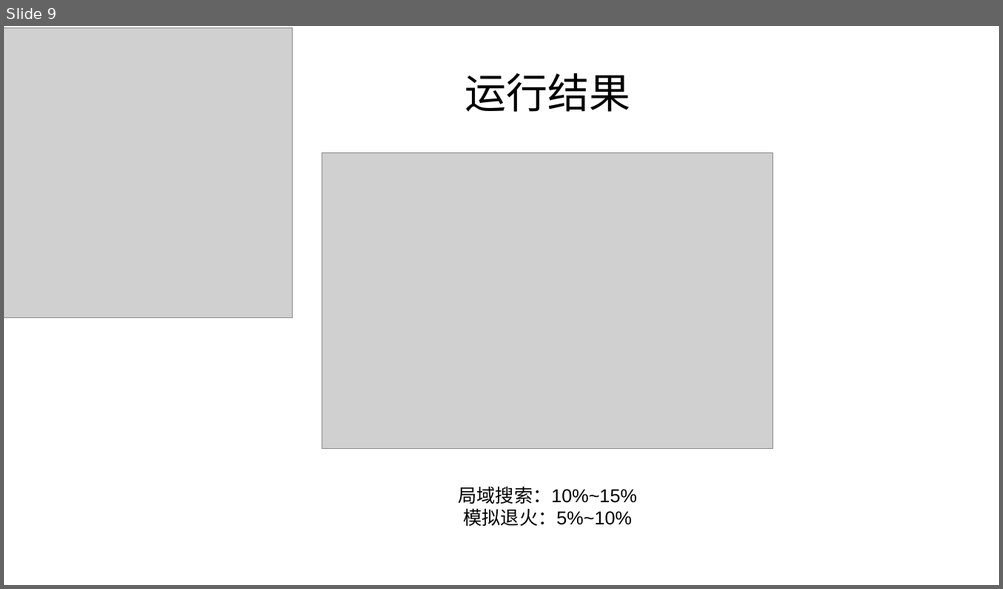
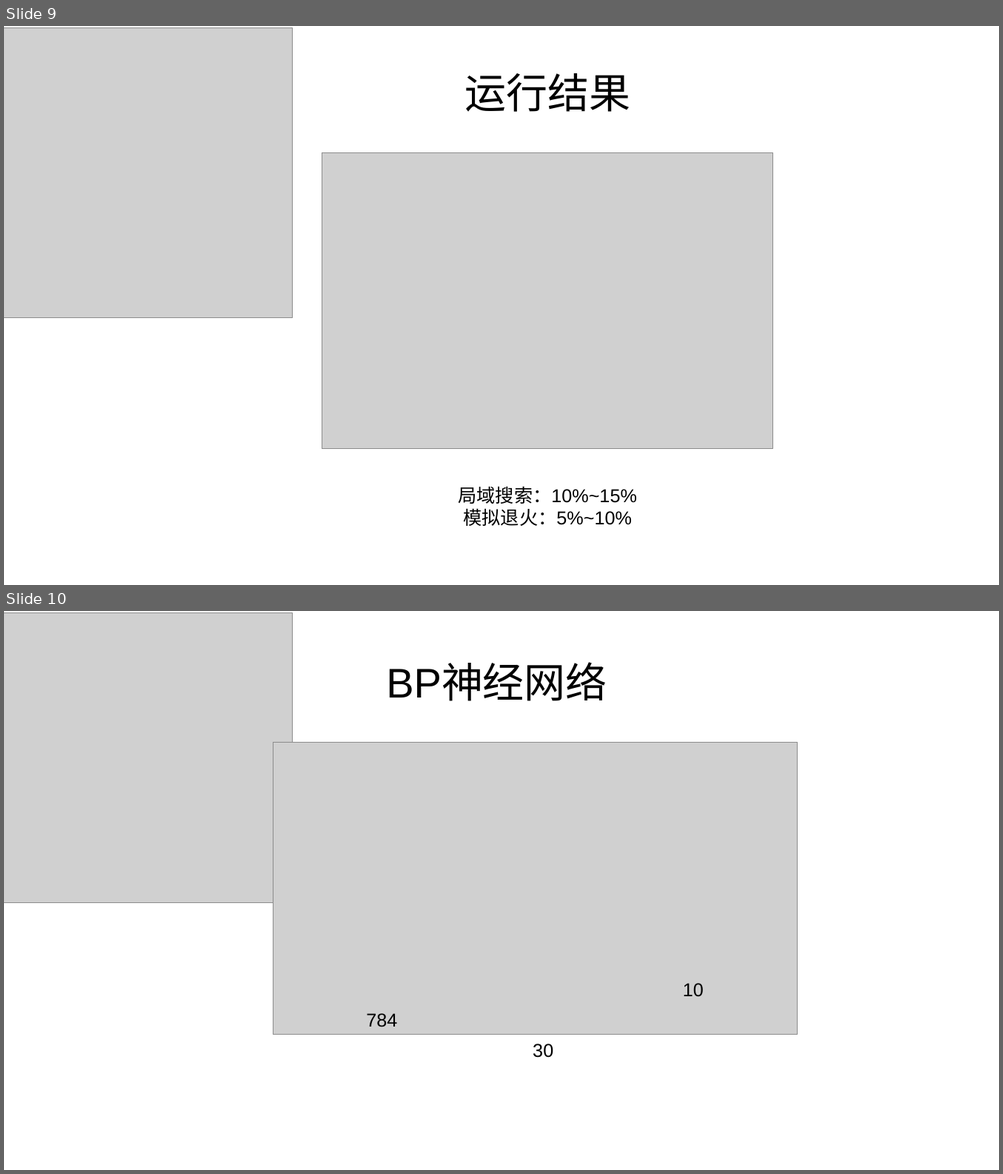
Before and after one commit to SYSU532/artificial-intelligence, a slide deck: AI展示.pptx. Shown one above the other, each under a label of ours: slide 9 before the commit, slides 9 and 10 after it. The pictures are 1003x589 and 1003x1174 pixels, drawn with LibreOffice and Linux fonts; fonts in the diff are those of the drawing; grey boxes stand for pictures. Boxes give left, top, right and bottom in pixels: in the first picture for what was removed or moved away, otherwise in the second. Text is boxed around its words. In the diff, an @@ line names an element or a change of style, - is before the commit and + after.

Commit message:
UPdate

```diff
--- a/AI展示.pptx
+++ b/AI展示.pptx
@@ slide 10 added at (4,611,999,1170), background #FFFFFF @@
@@ picture added at (4,613,293,903) @@
@@ text added at (386,664,606,701), 40 pt, text #000000 @@
+BP神经网络
@@ picture added at (273,742,798,1036) @@
@@ text added at (683,983,703,997), 18 pt, text #000000 @@
+10
@@ text added at (366,1014,397,1028), 18 pt, text #000000 @@
+784
@@ text added at (532,1044,553,1058), 18 pt, text #000000 @@
+30
```
Also in this commit, not shown: 3 other slides added.
